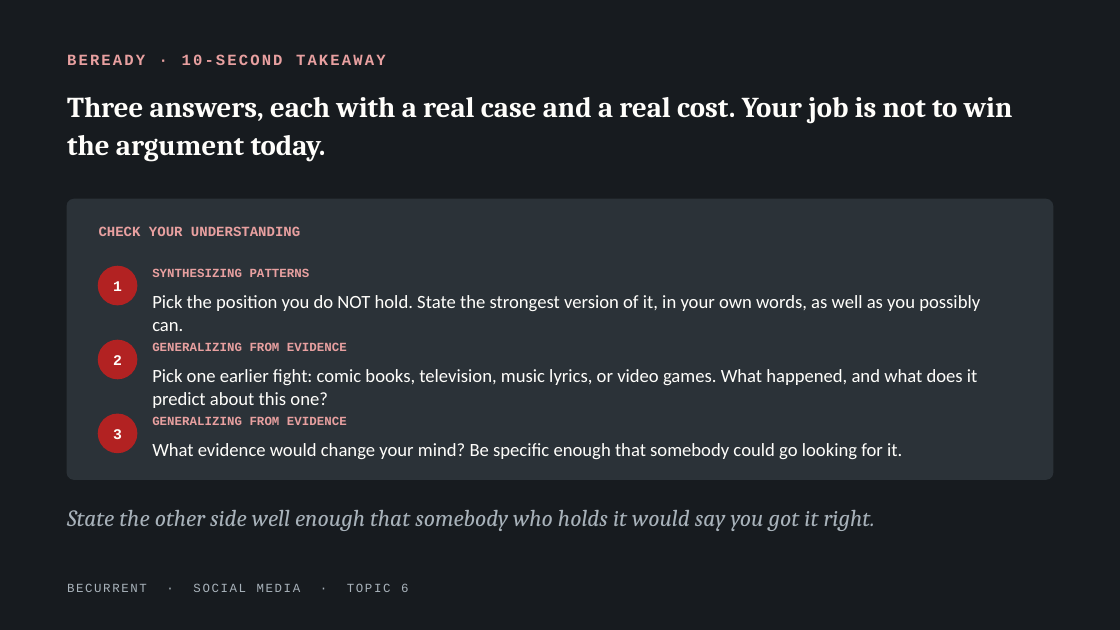
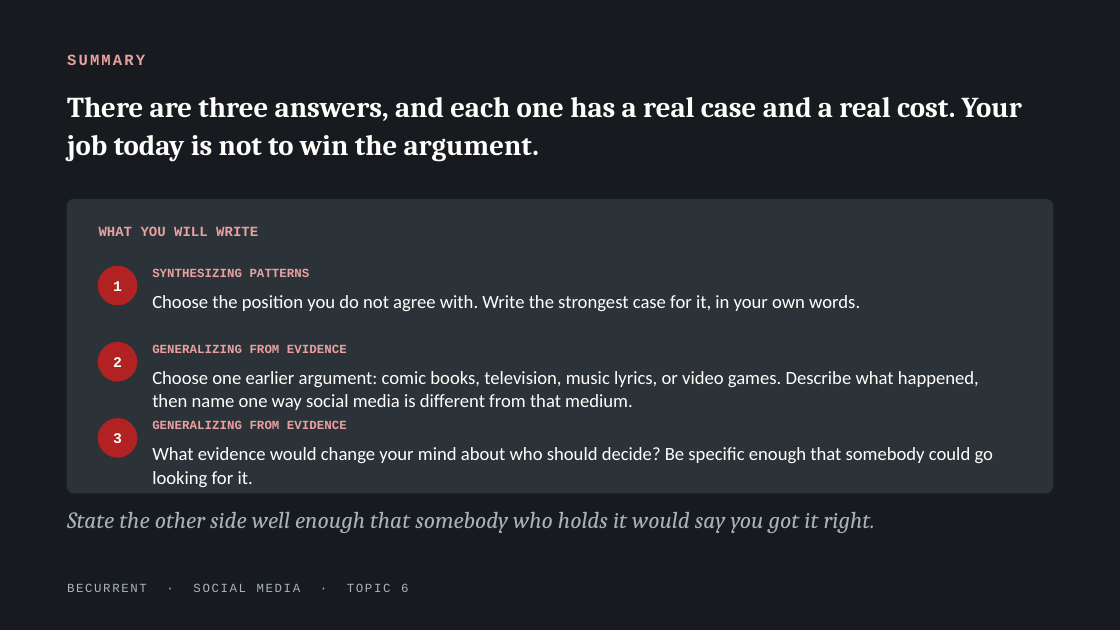
Before and after one commit to JeffAndersonLogic/BeCurrent, a slide deck: slide 14 of social-media/decks/topic-06-who-gets-to-decide.pptx. Drawn at 1120x630 pixels with LibreOffice and Linux fonts; fonts in the diff are those of the drawing. Boxes give left, top, right and bottom in pixels: in the first picture for what was removed or moved away, otherwise in the second. Text is boxed around its words. In the diff, an @@ line names an element or a change of style, - is before the commit and + after.

```diff
--- a/social-media/decks/topic-06-who-gets-to-decide.pptx
+++ b/social-media/decks/topic-06-who-gets-to-decide.pptx
@@ text at <box>67,54,145,65</box>: text changed @@
-BEREADY · 10-SECOND TAKEAWAY
+SUMMARY
@@ text at <box>67,97,1022,161</box>: text changed @@
-Three answers, each with a real case and a real cost. Your job is not to win the argument today.
+There are three answers, and each one has a real case and a real cost. Your job today is not to win the argument.
@@ rounded rectangle: place and size @@
-rounded rectangle at <box>67,199,1053,479</box>
+rounded rectangle at <box>67,199,1053,493</box>
@@ rounded rectangle at <box>67,199,1053,493</box>: proportions changed @@
@@ text at <box>99,226,258,236</box>: text changed @@
-CHECK YOUR UNDERSTANDING
+WHAT YOU WILL WRITE
@@ text at <box>152,295,860,311</box>: text changed @@
-Pick the position you do NOT hold. State the strongest version of it, in your own words, as well as you possibly can.
+Choose the position you do not agree with. Write the strongest case for it, in your own words.
@@ text at <box>152,371,979,410</box>: text changed @@
-Pick one earlier fight: comic books, television, music lyrics, or video games. What happened, and what does it predict about this one?
+Choose one earlier argument: comic books, television, music lyrics, or video games. Describe what happened, then name one way social media is different from that medium.
@@ 2 texts, 1 ellipse: place and size @@
-2 texts, 1 ellipse at <box>99,414,347,452</box>
+2 texts, 1 ellipse at <box>99,419,347,457</box>
@@ text at <box>152,447,993,487</box>: text changed @@
-What evidence would change your mind? Be specific enough that somebody could go looking for it.
+What evidence would change your mind about who should decide? Be specific enough that somebody could go looking for it.
```
Also in this commit, not shown: 13 other slides changed, 11 other files.
